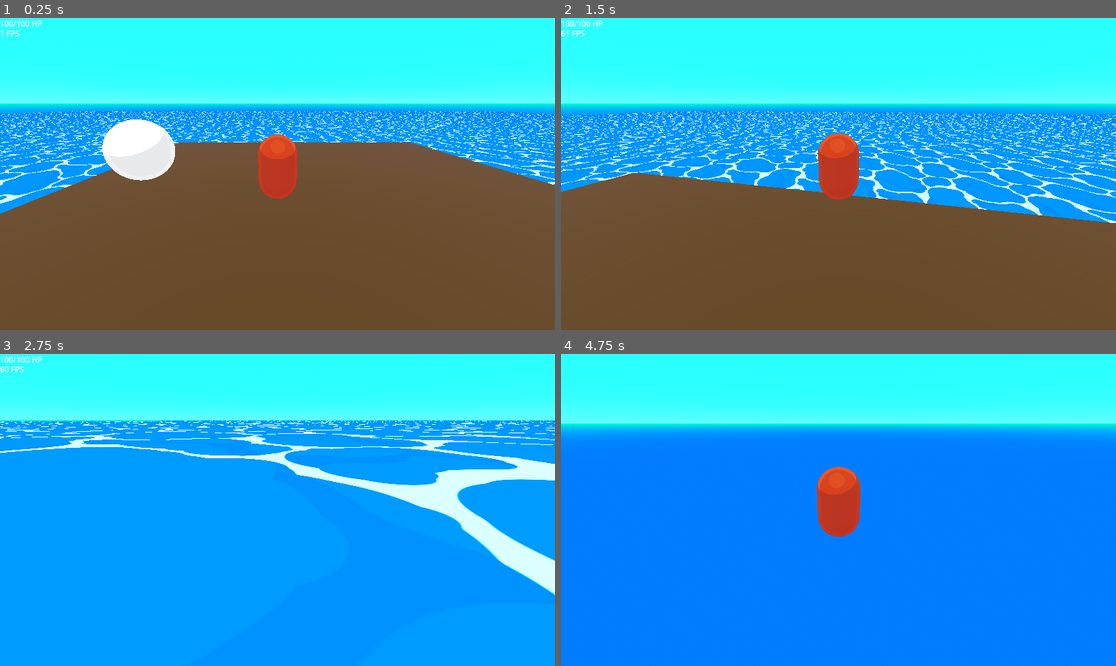
Above: before the commit, frames 1-4 (two rows, left to right).
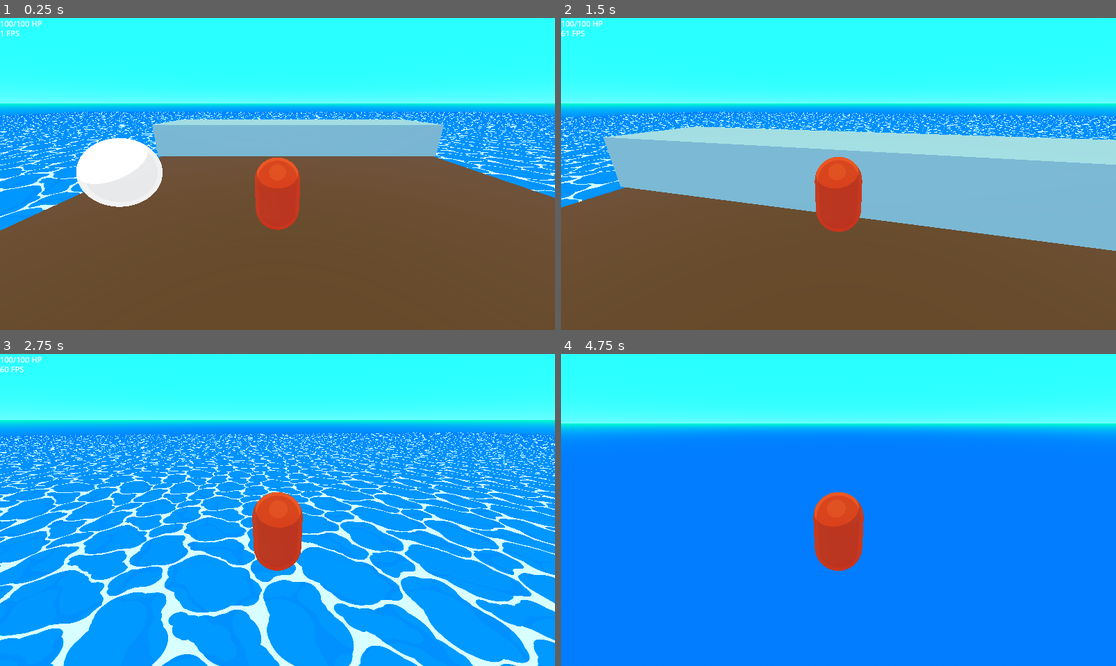
Above: after the commit, the same moments.

Repository: alizardguy/BoatGame
Game: Godot game, scene res://Scenes/Levels/debug_level.tscn
The game is run twice, just before and just after one commit, with the same random seed, the same clock (stepped at 60 frames per second) and the same inputs.
Inputs (mouse positions are in pixels of both pictures, inside the frame that each line leads up to):
- Up to frame 1 (0.25 s): no input
- Up to frame 2 (1.5 s): tap Enter (ui_accept) at 0.5, 0.77 s; move the mouse to (866, 174) at 0.52 s; hold W (move_up) from 0.53 s (still down); tap Shift (move_crouch) at 0.6 s; move the mouse to (810, 174) at 1.27 s; tap R (move_run) at 1.35 s
- Up to frame 3 (2.75 s): keep holding W (move_up); tap Enter (ui_accept) at 1.52 s; move the mouse to (288, 503) at 2.02 s; tap Shift (move_crouch) at 2.1 s
- Up to frame 4 (4.75 s): keep holding W (move_up); move the mouse to (832, 516) at 2.77 s; tap R (move_run) at 2.85, 4.35 s; tap Enter (ui_accept) at 3.02, 3.5, 3.77, 4.52 s; move the mouse to (877, 513) at 3.52 s; tap Shift (move_crouch) at 3.6 s; tap F5 (toggle_debug) at 4.15 s; move the mouse to (794, 506) at 4.27 s

The runs differ from the first frame. In frame 1, 14% of the frame differs, in the area x 0-100%, y 29-69%; in frame 2, 28%, in the area x 0-100%, y 29-75%; in frame 3, 20%; in frame 4, 2.3%.

Commit message:
offset camera

Diff:
--- a/src/Scenes/Levels/debug_level.tscn
+++ b/src/Scenes/Levels/debug_level.tscn
@@ -56,6 +56,12 @@
 shader_parameter/_rim_size = 0.5
 shader_parameter/_rim_smoothness = 0.01
 
+[sub_resource type="BoxShape3D" id="BoxShape3D_xsvsj"]
+size = Vector3(9, 1, 2)
+
+[sub_resource type="BoxMesh" id="BoxMesh_vf5t6"]
+size = Vector3(9, 1, 2)
+
 [sub_resource type="ProceduralSkyMaterial" id="ProceduralSkyMaterial_5v47y"]
 sky_top_color = Color(0.168627, 0.501961, 0.52549, 1)
 sky_horizon_color = Color(0.258824, 0.721569, 0.823529, 1)
@@ -108,6 +114,16 @@
 mesh = SubResource("SphereMesh_40yrb")
 surface_material_override/0 = SubResource("ShaderMaterial_vh2t8")
 
+[node name="wall" type="StaticBody3D" parent="debug_island"]
+transform = Transform3D(1, 0, 0, 0, 1, 0, 0, 0, 1, 0, 0.714867, -4.57315)
+
+[node name="Floor Collision" type="CollisionShape3D" parent="debug_island/wall"]
+shape = SubResource("BoxShape3D_xsvsj")
+
+[node name="Floor Mesh" type="MeshInstance3D" parent="debug_island/wall"]
+mesh = SubResource("BoxMesh_vf5t6")
+skeleton = NodePath("../../Floor")
+
 [node name="Player" parent="." instance=ExtResource("3_13rih")]
 transform = Transform3D(1, 0, 0, 0, 1, 0, 0, 0, 1, -0.632892, 0.755443, 0.341038)
 
--- a/src/Scenes/Prefabs/Player.tscn
+++ b/src/Scenes/Prefabs/Player.tscn
@@ -27,6 +27,7 @@
 height = 1.0
 
 [node name="Player" type="CharacterBody3D"]
+collision_layer = 2
 script = ExtResource("1_ayc0t")
 _player_camera = NodePath("CameraOrbit/SpringArm3D/Camera3D")
 
@@ -37,12 +38,12 @@
 mesh = SubResource("CapsuleMesh_6tewa")
 
 [node name="CameraOrbit" type="Node3D" parent="."]
-transform = Transform3D(1, 0, 0, 0, 0.944313, 0.329048, 0, -0.329048, 0.944313, 0, 0, 0)
+transform = Transform3D(1, 0, 0, 0, 1, 0, 0, 0, 1, 0, 0, 0)
 script = ExtResource("3_yl8ni")
 
 [node name="SpringArm3D" type="SpringArm3D" parent="CameraOrbit"]
-transform = Transform3D(1, 0, 0, 0, 0.944313, -0.329048, 0, 0.329048, 0.944313, -0.00378895, 0.886198, 0.303152)
-spring_length = 3.0
+transform = Transform3D(1, 0, 0, 0, 1, 0, 0, 0, 1, 0, 1.159, 2.98023e-08)
+spring_length = 2.5
 margin = 0.09
 
 [node name="Camera3D" type="Camera3D" parent="CameraOrbit/SpringArm3D"]
Not shown: 1 places in src/Scenes/Levels/debug_level.tscn that only renumber resources
